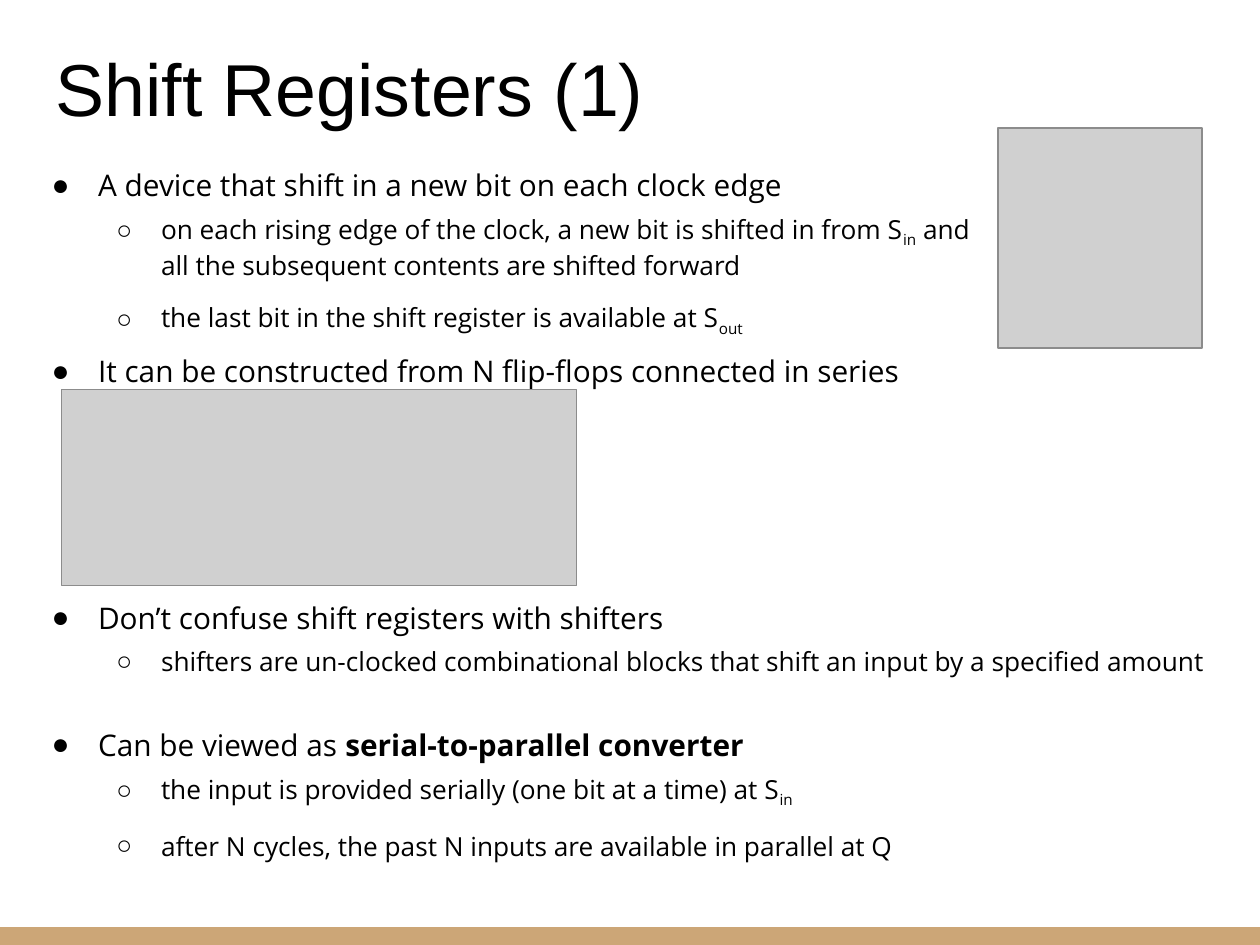
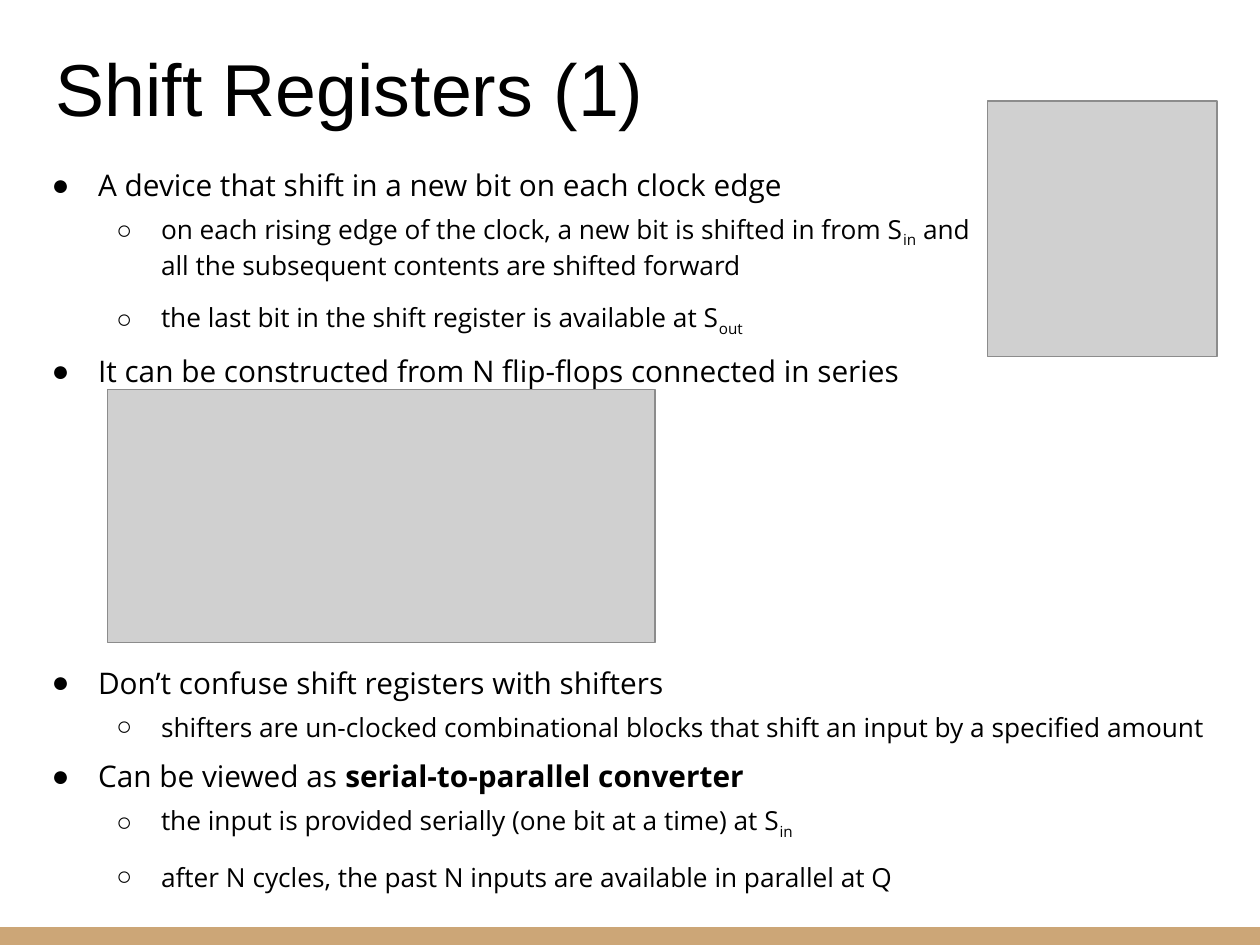
Before and after one commit to riccardoberta/esd, a slide deck: slide 6 of 10 - Sequential Building Blocks/10 - Sequential Building Blocks.pptx. Drawn at 1260x945 pixels with LibreOffice and Linux fonts; fonts in the diff are those of the drawing; grey boxes stand for pictures. Boxes give left, top, right and bottom in pixels: in the first picture for what was removed or moved away, otherwise in the second. Text is boxed around its words. In the diff, an @@ line names an element or a change of style, - is before the commit and + after.

```diff
--- a/10 - Sequential Building Blocks/10 - Sequential Building Blocks.pptx
+++ b/10 - Sequential Building Blocks/10 - Sequential Building Blocks.pptx
@@ picture: place and size @@
-picture at [998, 129, 1202, 349]
+picture at [988, 101, 1217, 357]
@@ text "A device that shift in ..." rewrapped from [98, 173, 1203, 863] to [98, 173, 1203, 894] @@
@@ picture: place and size @@
-picture at [62, 389, 577, 586]
+picture at [107, 389, 655, 643]
```
Also in this commit, not shown: 19 other slides changed, 1 slide added, 2 slides removed, 20 other files.
